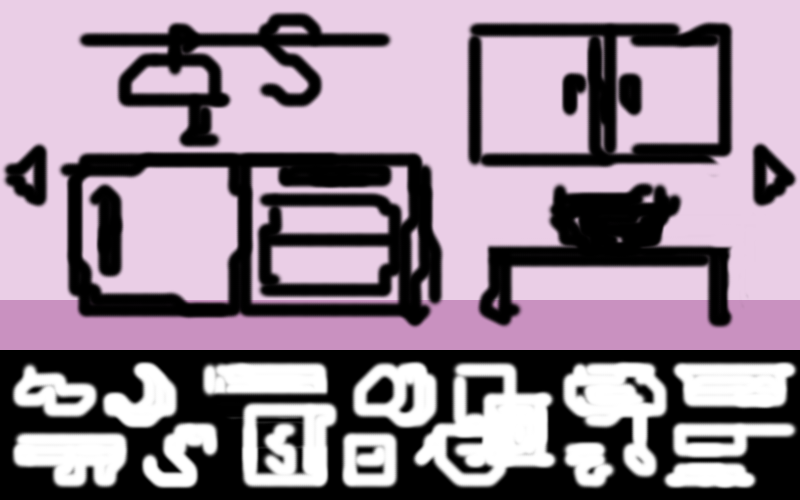
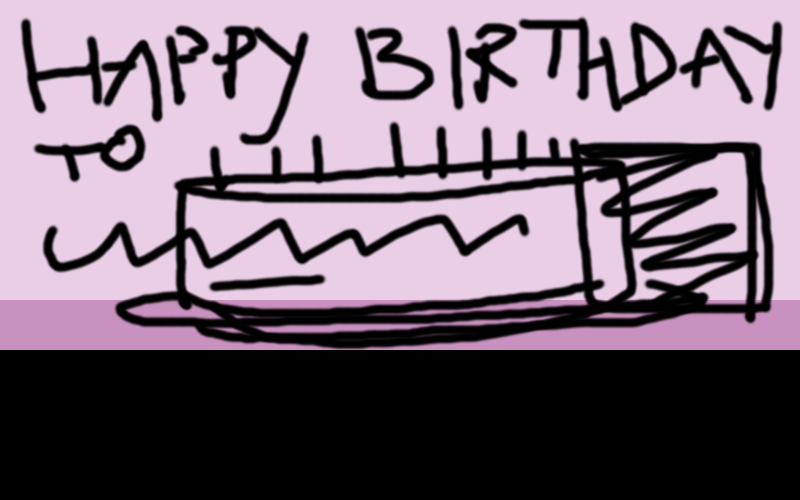
Layers edited between the first and the second (800, 500) image:
added layer "Layer" above "Items" over (x1=19, y1=14, x2=784, y2=350)
hid "Items" over (x1=11, y1=360, x2=799, y2=490)
hid "Arrows" over (x1=1, y1=140, x2=799, y2=310)
hid "Kitchen" over (x1=56, y1=11, x2=745, y2=330)
